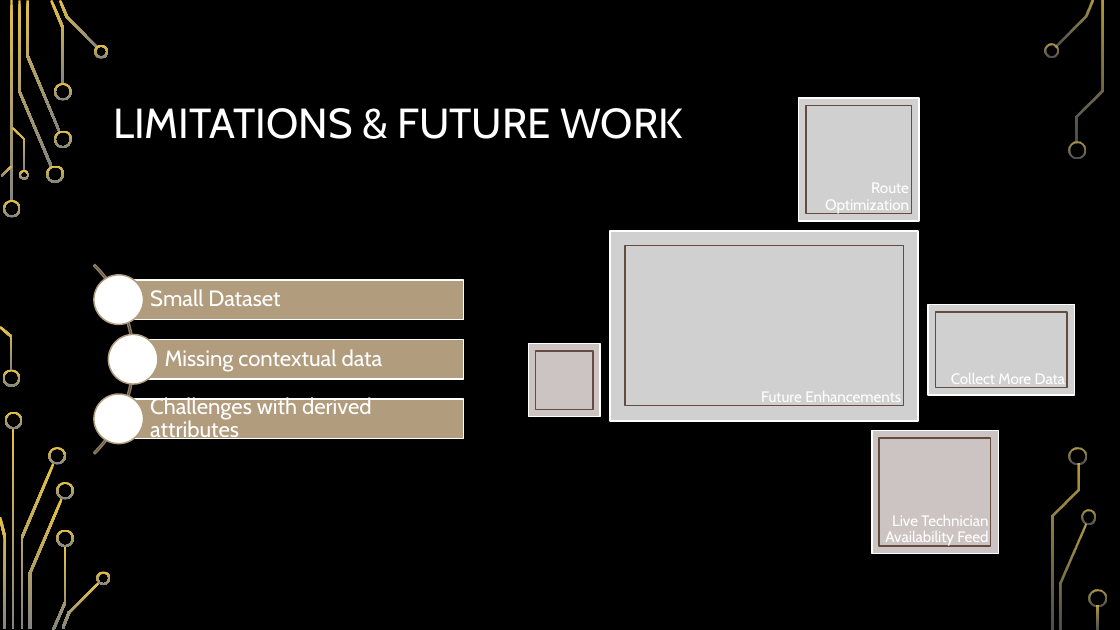
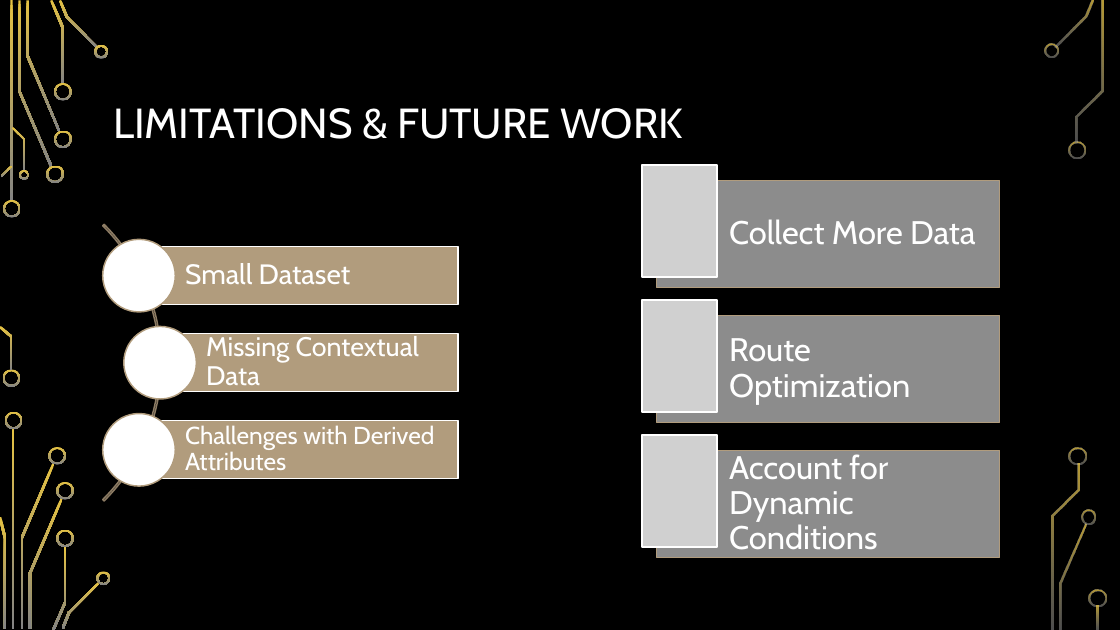
Before and after one commit to suebyeon/Capstone, a slide deck: slide 13 of Final Presentation.pptx. Drawn at 1120x630 pixels with LibreOffice and Linux fonts; fonts in the diff are those of the drawing; grey boxes stand for pictures; background and template pictures are left out. Boxes give left, top, right and bottom in pixels: in the first picture for what was removed or moved away, otherwise in the second. Text is boxed around its words. In the diff, an @@ line names an element or a change of style, - is before the commit and + after.

```diff
--- a/Final Presentation.pptx
+++ b/Final Presentation.pptx
@@ arch (boxed as its full ring) resized from (x1=0, y1=225, x2=134, y2=493) to (x1=0, y1=167, x2=162, y2=559) @@
@@ arch (boxed as its full ring) at (x1=0, y1=167, x2=162, y2=559): proportions changed @@
@@ picture resized from (x1=610, y1=231, x2=918, y2=421) to (x1=643, y1=165, x2=718, y2=277) @@
@@ text "Collect More Data" at (x1=729, y1=219, x2=975, y2=245): size 13 to 28 pt; alignment right to left; more space between paragraphs; vertical alignment bottom to middle @@
@@ text "Collect More Data" moved from (x1=951, y1=373, x2=1065, y2=388) to (x1=729, y1=219, x2=975, y2=245) @@
@@ ellipse resized from (x1=94, y1=275, x2=144, y2=324) to (x1=103, y1=239, x2=175, y2=312) @@
@@ text "Small Dataset" moved from (x1=150, y1=289, x2=280, y2=306) to (x1=185, y1=263, x2=351, y2=285) @@
@@ text "Small Dataset" at (x1=185, y1=263, x2=351, y2=285): size 19 to 24 pt; more space between paragraphs @@
@@ rectangle resized from (x1=118, y1=280, x2=463, y2=319) to (x1=139, y1=247, x2=458, y2=305) @@
@@ ellipse resized from (x1=108, y1=334, x2=158, y2=384) to (x1=124, y1=327, x2=196, y2=399) @@
@@ text "Route Optimization" moved from (x1=825, y1=183, x2=909, y2=210) to (x1=729, y1=338, x2=910, y2=405) @@
@@ text "Route Optimization" at (x1=729, y1=338, x2=910, y2=405): size 13 to 28 pt; alignment right to left; more space between paragraphs; vertical alignment bottom to middle @@
@@ rectangle resized from (x1=134, y1=339, x2=464, y2=379) to (x1=160, y1=334, x2=459, y2=392) @@
@@ text at (x1=206, y1=336, x2=419, y2=392): text changed; size 19 to 23 pt @@
-Missing contextual data
+Missing Contextual Data
@@ ellipse resized from (x1=94, y1=394, x2=144, y2=444) to (x1=103, y1=413, x2=175, y2=486) @@
@@ rectangle resized from (x1=118, y1=399, x2=463, y2=439) to (x1=139, y1=421, x2=458, y2=479) @@
@@ text at (x1=185, y1=425, x2=434, y2=470): text changed; size 19 to 21 pt @@
-Challenges with derived attributes
+Challenges with Derived Attributes
@@ picture resized from (x1=928, y1=305, x2=1075, y2=396) to (x1=643, y1=434, x2=718, y2=547) @@
@@ group added at (x1=643, y1=181, x2=1000, y2=558): 3 rectangles, 1 picture, 1 text @@
+Account for Dynamic Conditions
@@ group removed at (x1=528, y1=98, x2=1068, y2=553): 7 rectangles, 2 texts, 1 picture @@
-Future Enhancements
-Live Technician Availability Feed
```
Also in this commit, not shown: 4 other slides changed.
